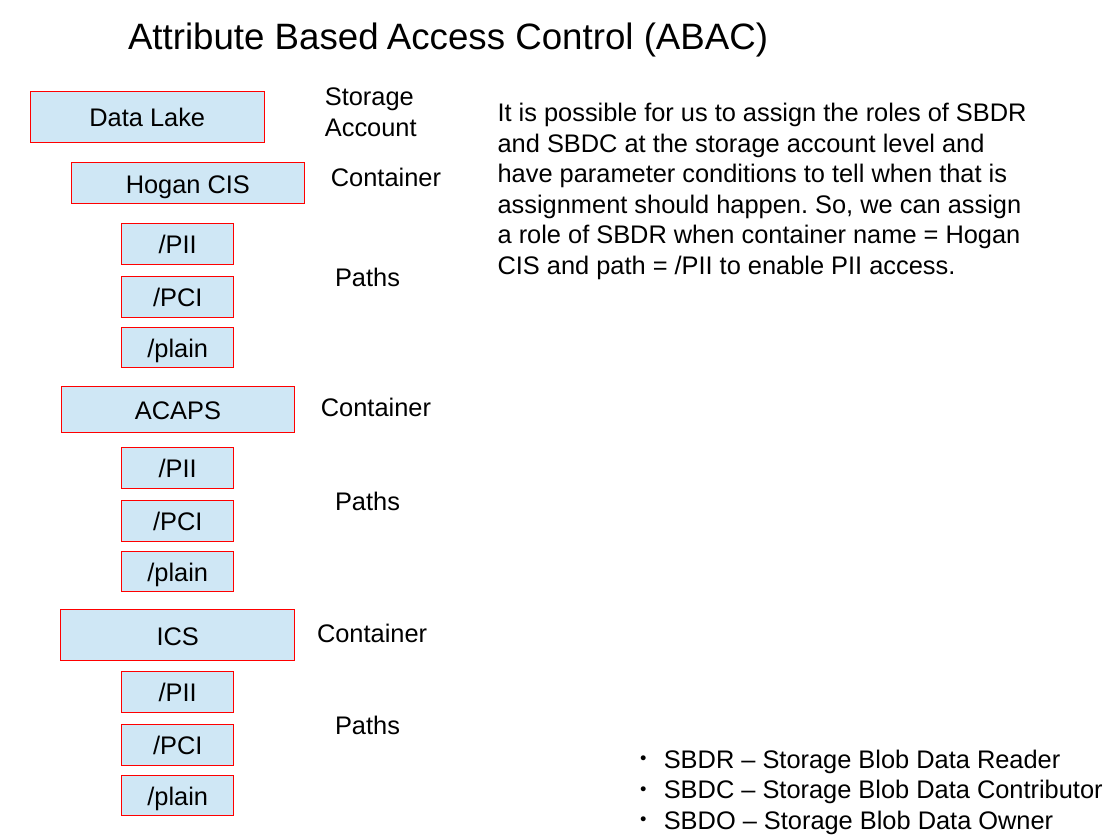
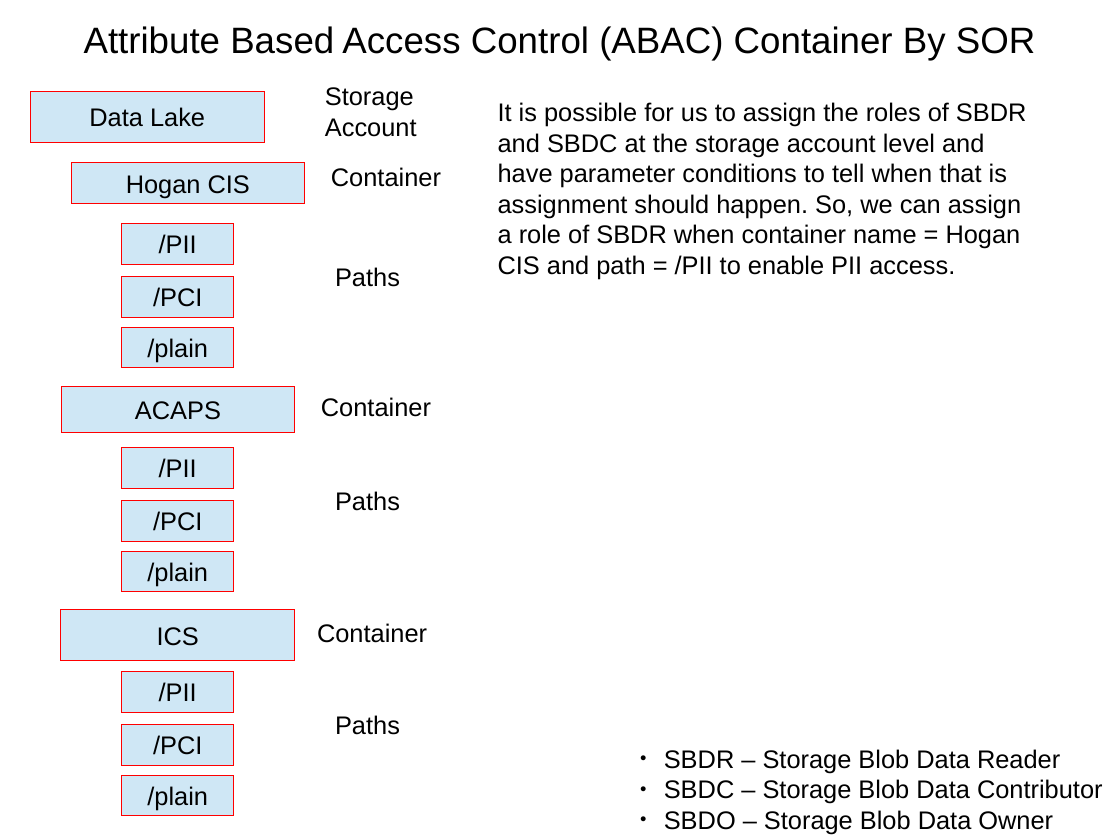
Before and after one commit to SowmyaVenky/AzureSynapseExperiments, a slide deck: slide 6 of ADLS_Security_Design.odp. Drawn at 1120x840 pixels with LibreOffice and Linux fonts; fonts in the diff are those of the drawing. Boxes give left, top, right and bottom in pixels: in the first picture for what was removed or moved away, otherwise in the second. Text is boxed around its words. In the diff, an @@ line names an element or a change of style, - is before the commit and + after.

```diff
--- a/ADLS_Security_Design.odp
+++ b/ADLS_Security_Design.odp
@@ title at box(84, 26, 1035, 60): text changed @@
-Attribute Based Access Control (ABAC)
+Attribute Based Access Control (ABAC) Container By SOR
```
Also in this commit, not shown: 7 other files.
